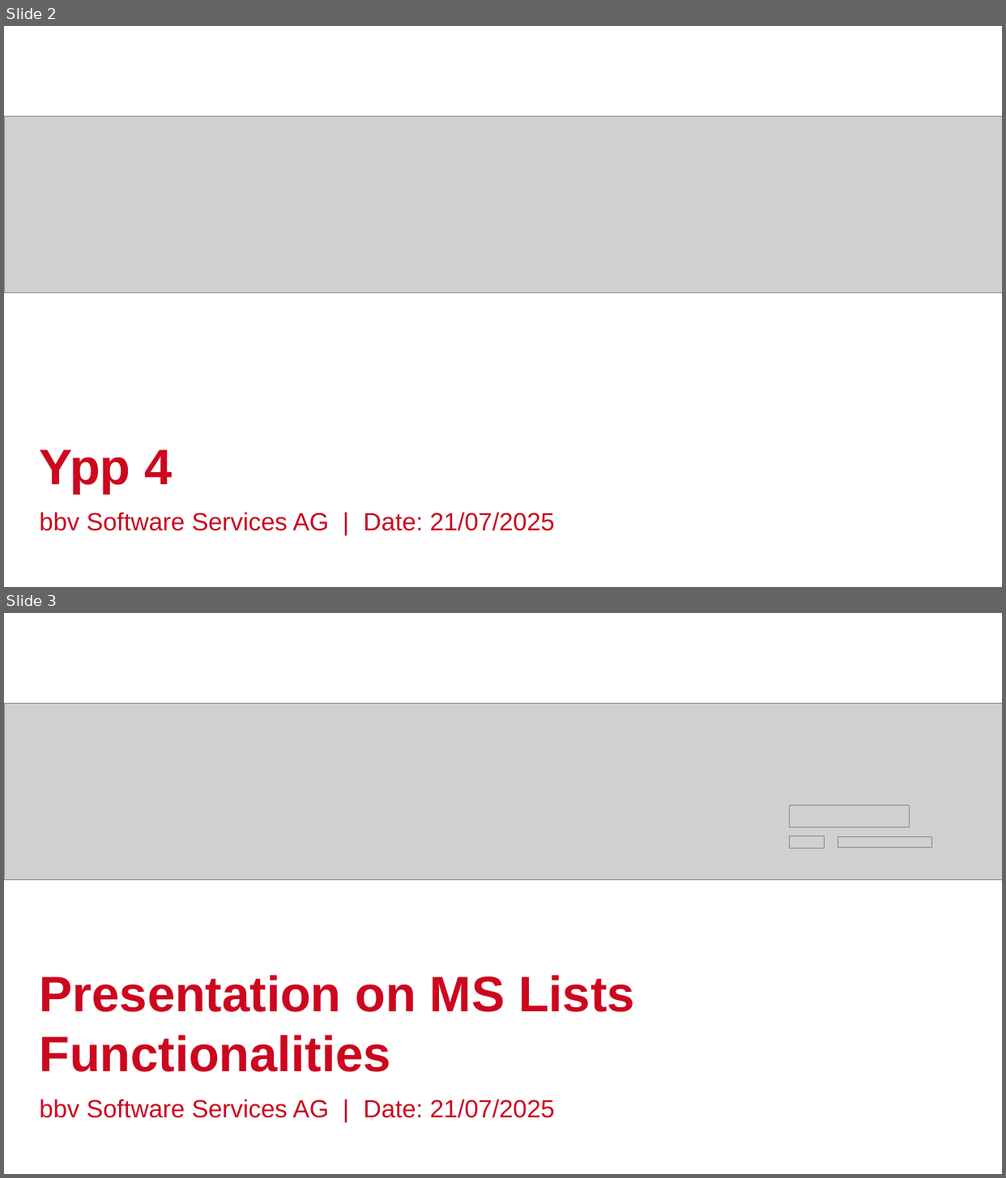
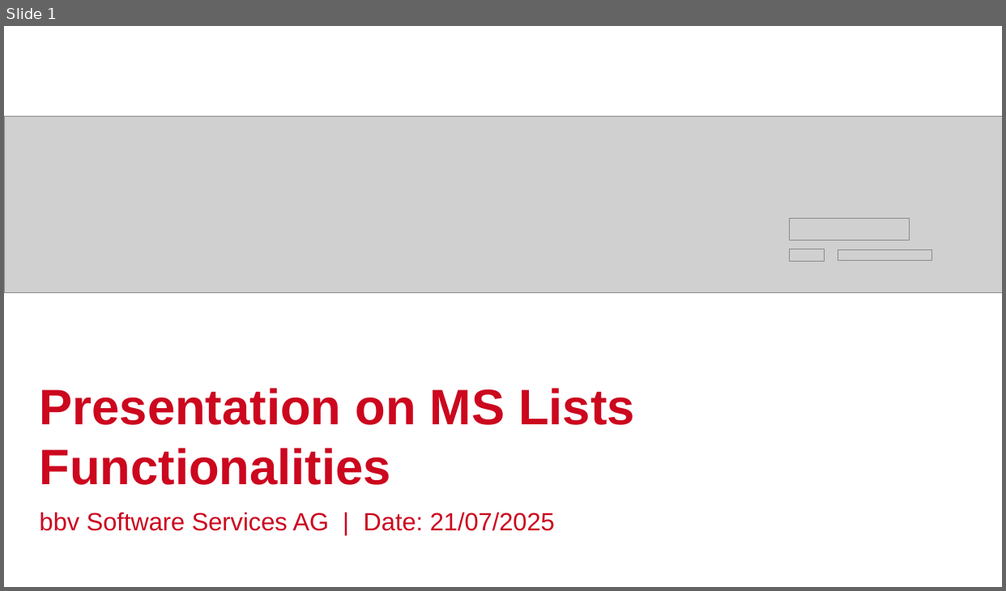
Before and after one commit to DungIT910/ypp4-documents, a slide deck: MicrosoftLists-Presentation.pptx. Shown one above the other, each under a label of ours: slides 2 and 3 before the commit, slide 1 after it. The pictures are 1006x1178 and 1006x591 pixels, drawn with LibreOffice and Linux fonts; fonts in the diff are those of the drawing; grey boxes stand for pictures; background and template pictures are left out. Boxes give left, top, right and bottom in pixels: in the first picture for what was removed or moved away, otherwise in the second. Text is boxed around its words. In the diff, an @@ line names an element or a change of style, - is before the commit and + after.

```diff
--- a/MicrosoftLists-Presentation.pptx
+++ b/MicrosoftLists-Presentation.pptx
@@ slide 2 removed at box(4, 26, 1002, 587), background #FFFFFF @@
@@ picture removed at box(4, 116, 1002, 292) @@
@@ title removed at box(40, 450, 172, 493) @@
-Ypp 4
@@ subtitle removed at box(40, 512, 555, 531) @@
-bbv Software Services AG | Date: 21/07/2025
@@ what was slide 3 is now slide 1 @@
```
Also in this commit, not shown: 11 slides changed, 10 slides added, 7 other slides removed.
